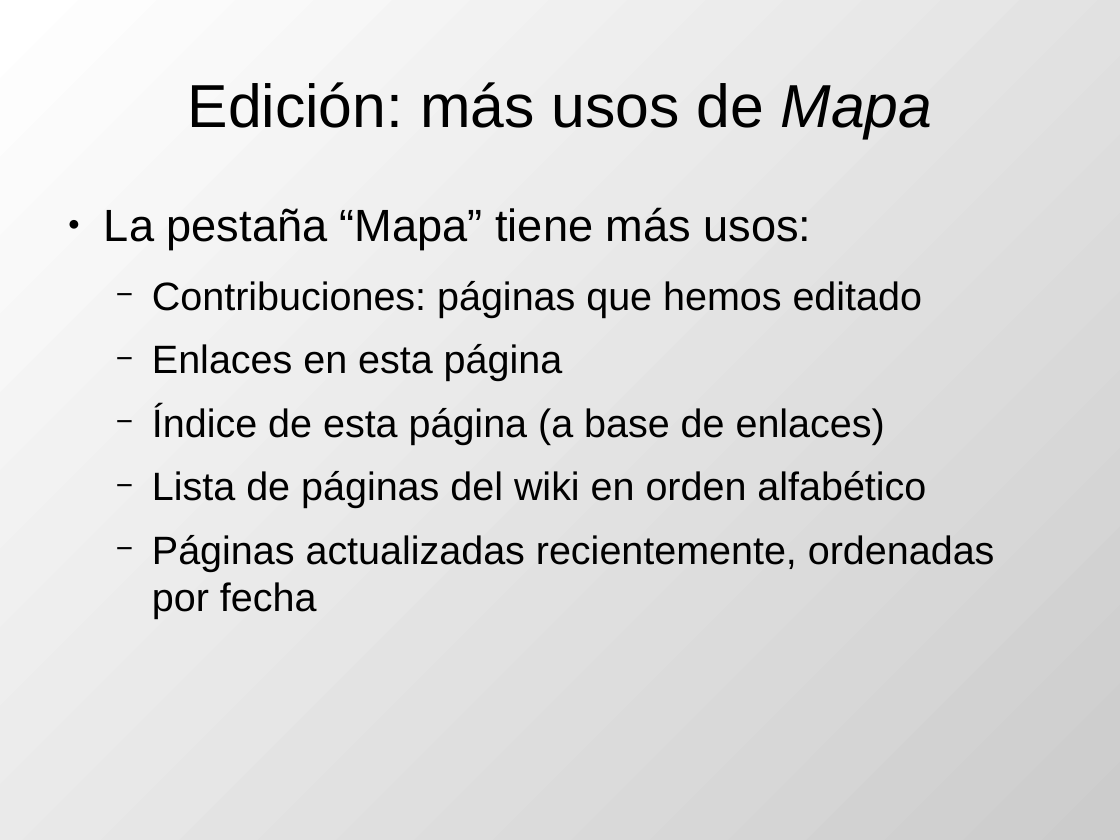
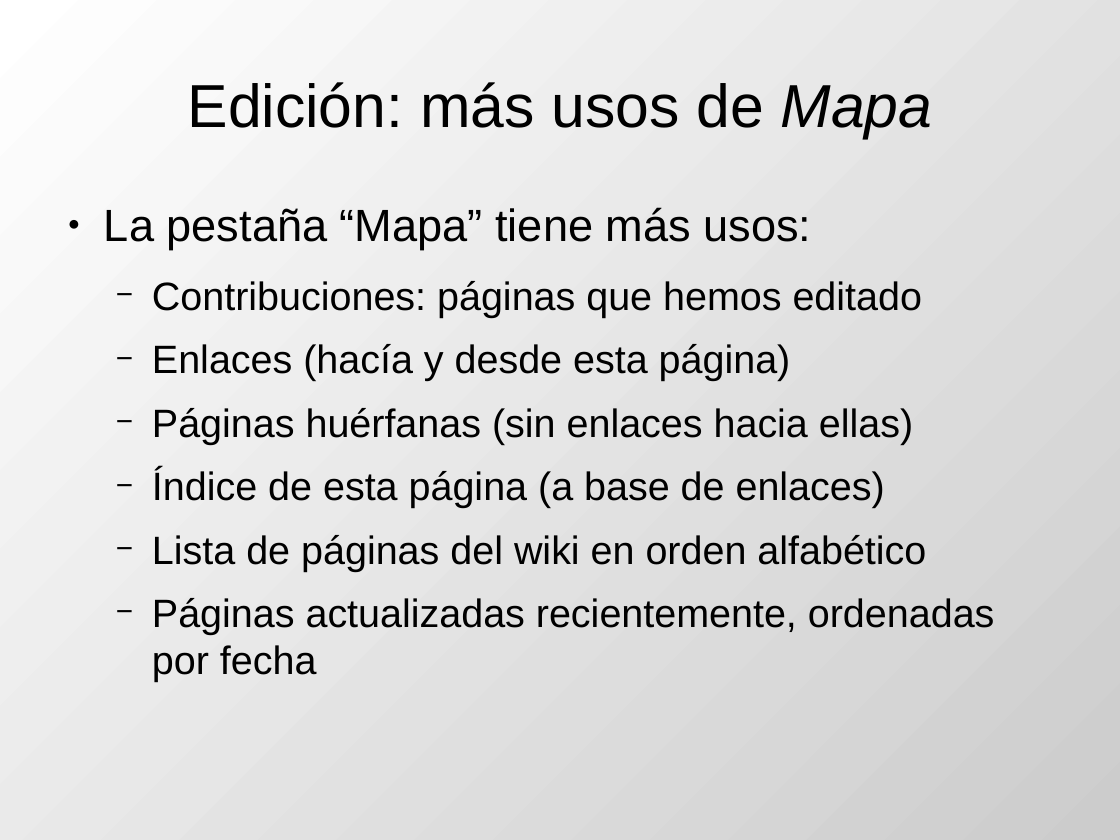
Before and after one commit to DrPantera/wikis4education, a slide deck: slide 19 of uca-2017/tema-3-WikisEnMoodle.odp (slide 21 before the commit). Drawn at 1120x840 pixels with LibreOffice and Linux fonts; fonts in the diff are those of the drawing. Boxes give left, top, right and bottom in pixels: in the first picture for what was removed or moved away, otherwise in the second. Text is boxed around its words. In the diff, an @@ line names an element or a change of style, - is before the commit and + after.

```diff
--- a/uca-2017/tema-3-WikisEnMoodle.odp
+++ b/uca-2017/tema-3-WikisEnMoodle.odp
@@ text at bbox=[152, 344, 913, 444]: text changed @@
-  − Enlaces en esta página
+  − Enlaces (hacía y desde esta página)
+  − Páginas huérfanas (sin enlaces hacia ellas)
```
Also in this commit, not shown: 6 other slides changed, 4 slides removed, 7 other files.
